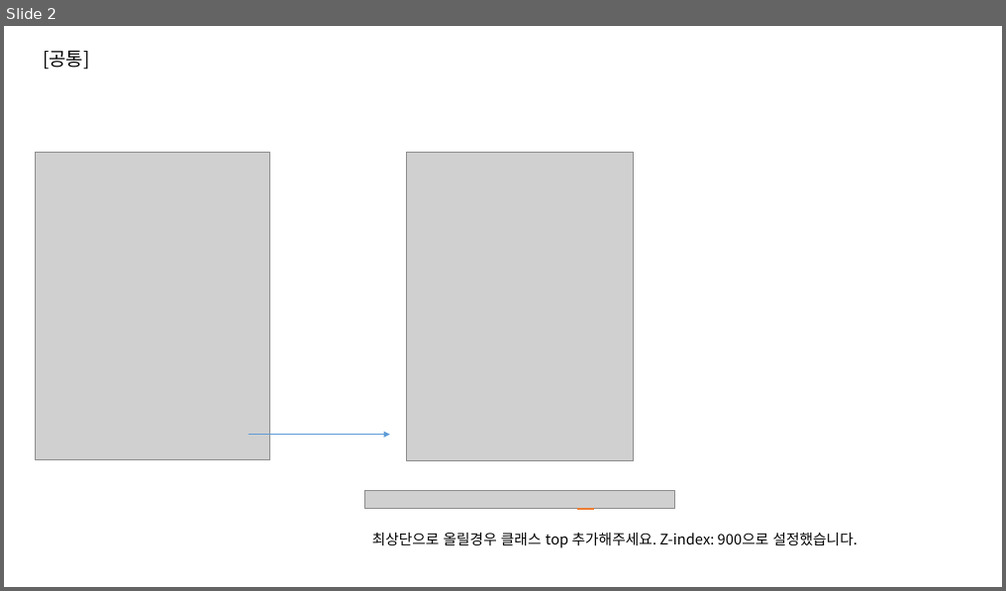
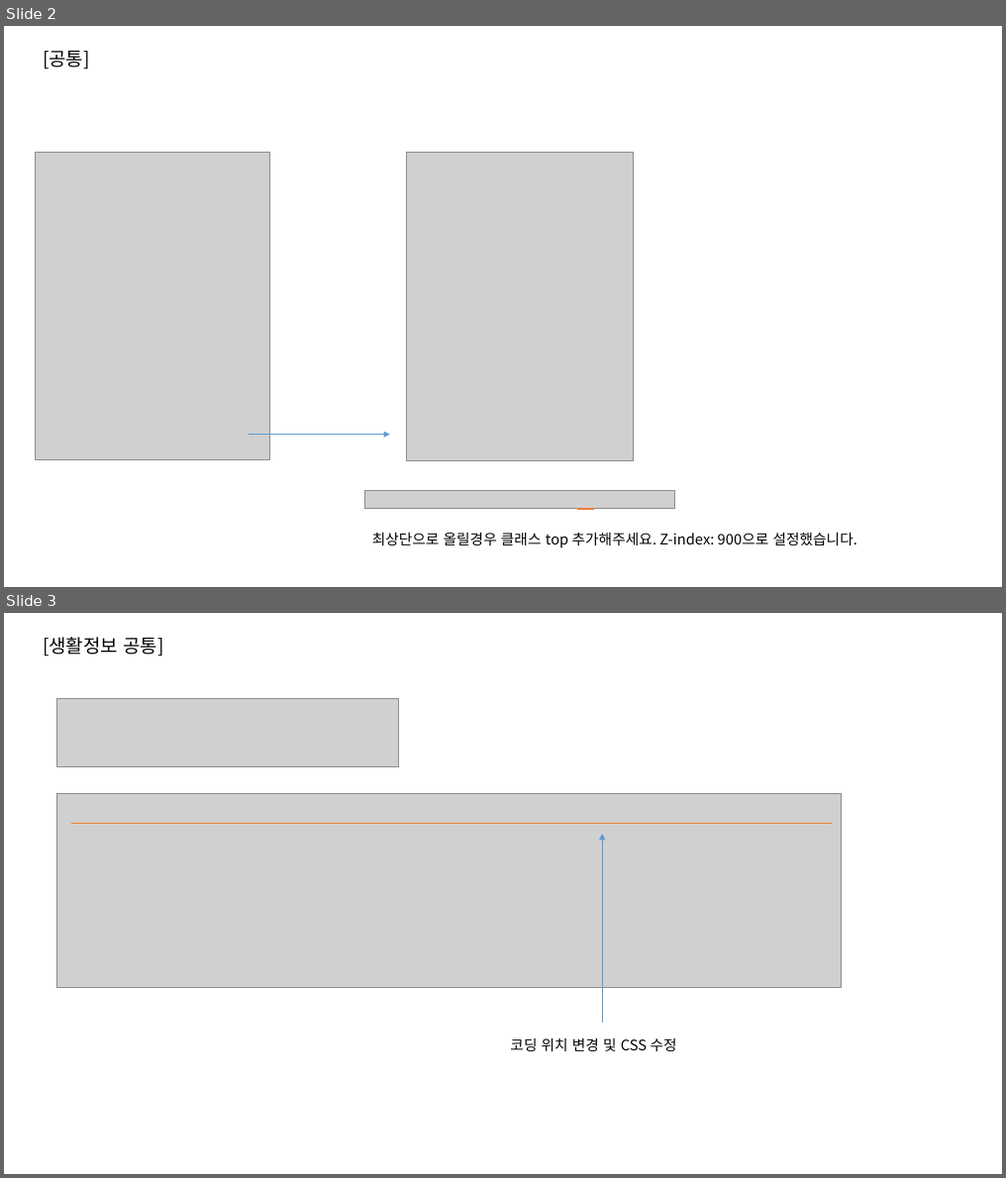
Before and after one commit to jeoungGyy/sejong, a slide deck: ppt/03-15.pptx. Shown one above the other, each under a label of ours: slide 2 before the commit, slides 2 and 3 after it. The pictures are 1006x591 and 1006x1178 pixels, drawn with LibreOffice and Linux fonts; fonts in the diff are those of the drawing; grey boxes stand for pictures. Boxes give left, top, right and bottom in pixels: in the first picture for what was removed or moved away, otherwise in the second. Text is boxed around its words. In the diff, an @@ line names an element or a change of style, - is before the commit and + after.

Commit message:
[생활정보 공통] 톱니바퀴 버튼 위치변경

```diff
--- a/ppt/03-15.pptx
+++ b/ppt/03-15.pptx
@@ slide 3 added at [4, 613, 1002, 1174], background #FFFFFF @@
@@ text added at [43, 637, 163, 657], 18 pt, text #000000 @@
+[생활정보 공통]
@@ picture added at [56, 699, 399, 767] @@
@@ picture added at [56, 793, 841, 988] @@
@@ line added from (70, 823) to (832, 823), #ED7D31 1.5 pt @@
@@ arrow added from (602, 1023) to (602, 834), #5B9BD5 0.5 pt @@
@@ text added at [510, 1039, 677, 1052], 14 pt, text #000000 @@
+코딩 위치 변경 및 CSS 수정
```
Also in this commit, not shown: 8 other files.
